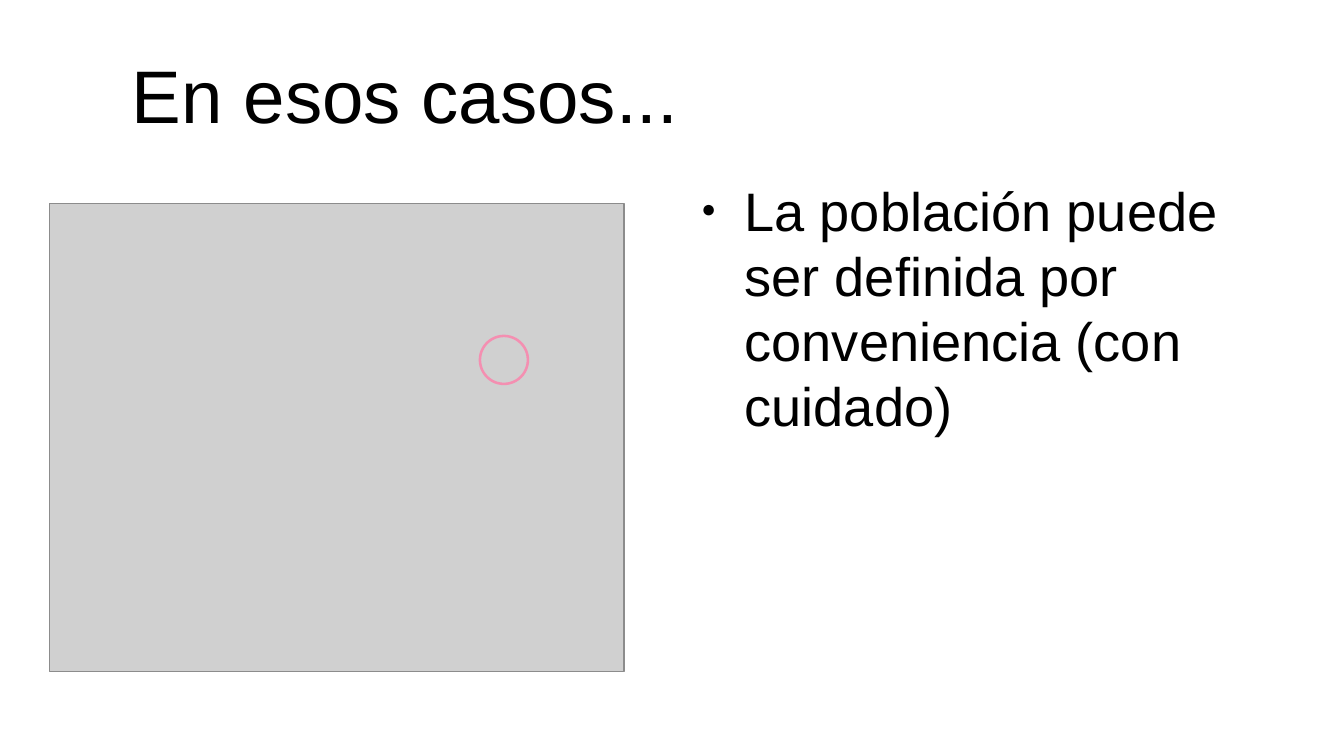
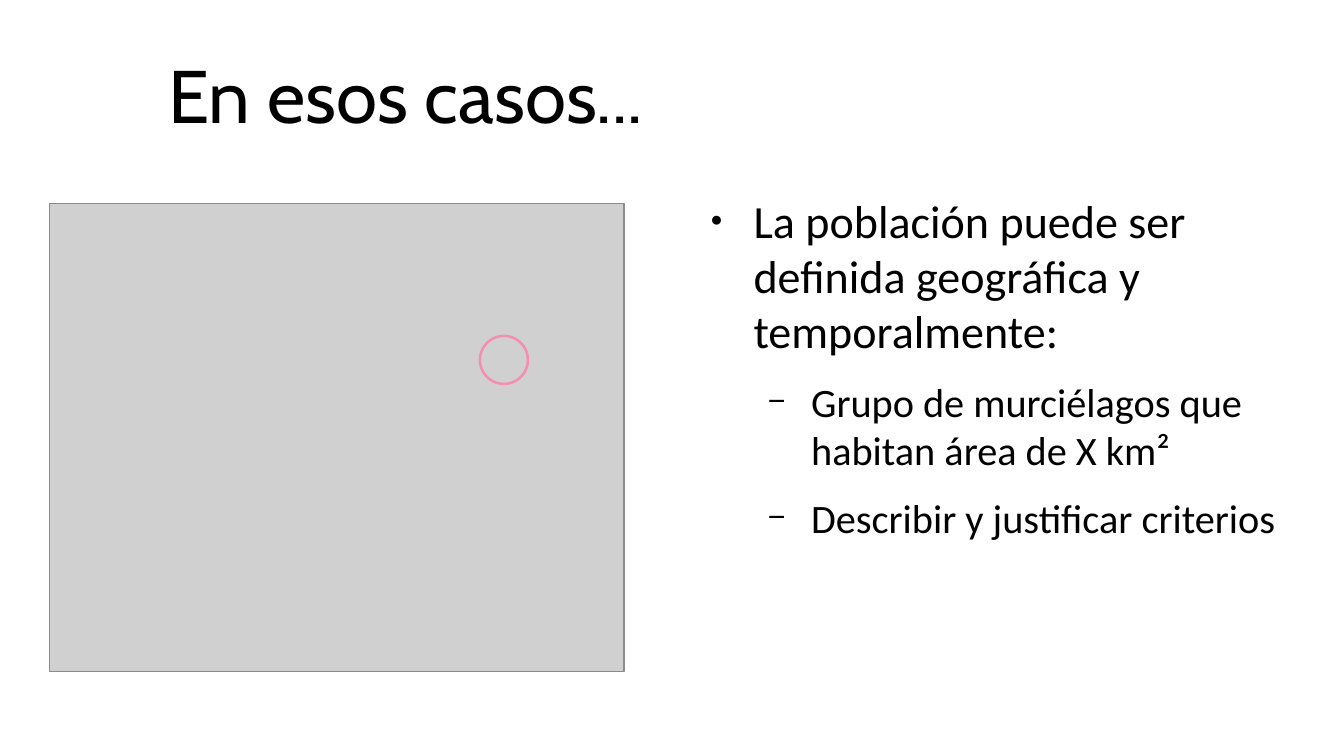
Before and after one commit to gerardommc/Ecologia-poblaciones, a slide deck: slide 16 of Unidad-1/Poblacion.odp (slide 12 before the commit). Drawn at 1344x756 pixels with LibreOffice and Linux fonts; fonts in the diff are those of the drawing; grey boxes stand for pictures. Boxes give left, top, right and bottom in pixels: in the first picture for what was removed or moved away, otherwise in the second. Text is boxed around its words. In the diff, an @@ line names an element or a change of style, - is before the commit and + after.

```diff
--- a/Unidad-1/Poblacion.odp
+++ b/Unidad-1/Poblacion.odp
@@ title "En esos casos..." at (168,71,643,124): font Arial to Cabin @@
@@ text at (754,206,1276,540): text changed; size 32 to 23.8 pt; font Arial to Calibri @@
-● La población puede ser definida por conveniencia (con cuidado)
+● La población puede ser definida geográfica y temporalmente:
+  − Grupo de murciélagos que habitan área de X km²
+  − Describir y justificar criterios
```
Also in this commit, not shown: 14 other slides changed, 4 slides added, 1 other file.
